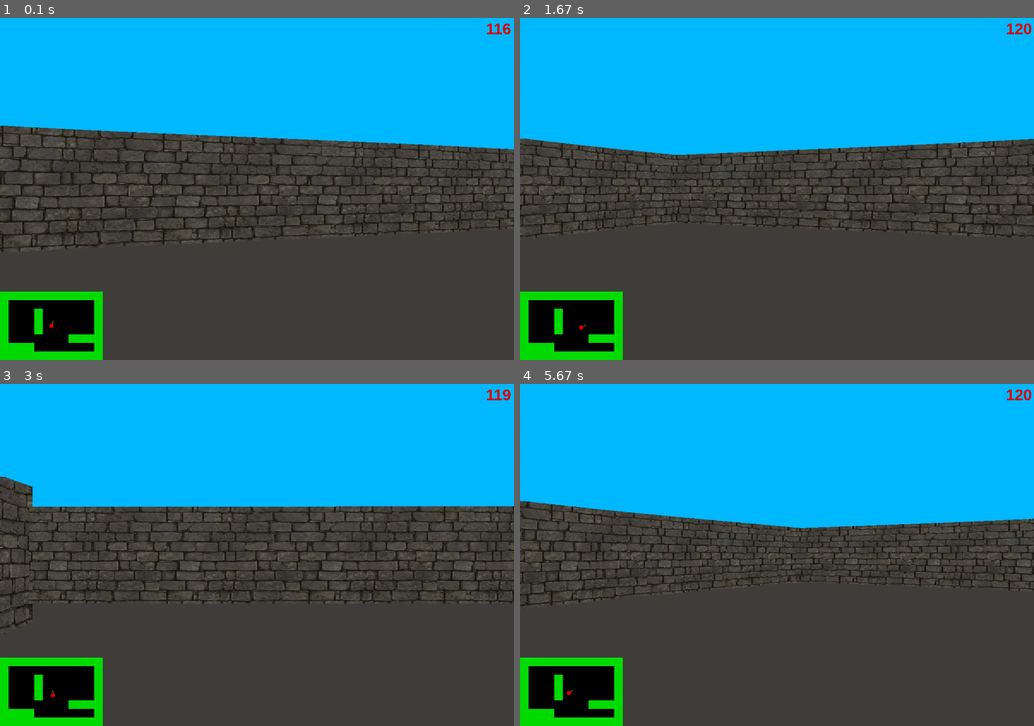
Above: before the commit, frames 1-4 (two rows, left to right).
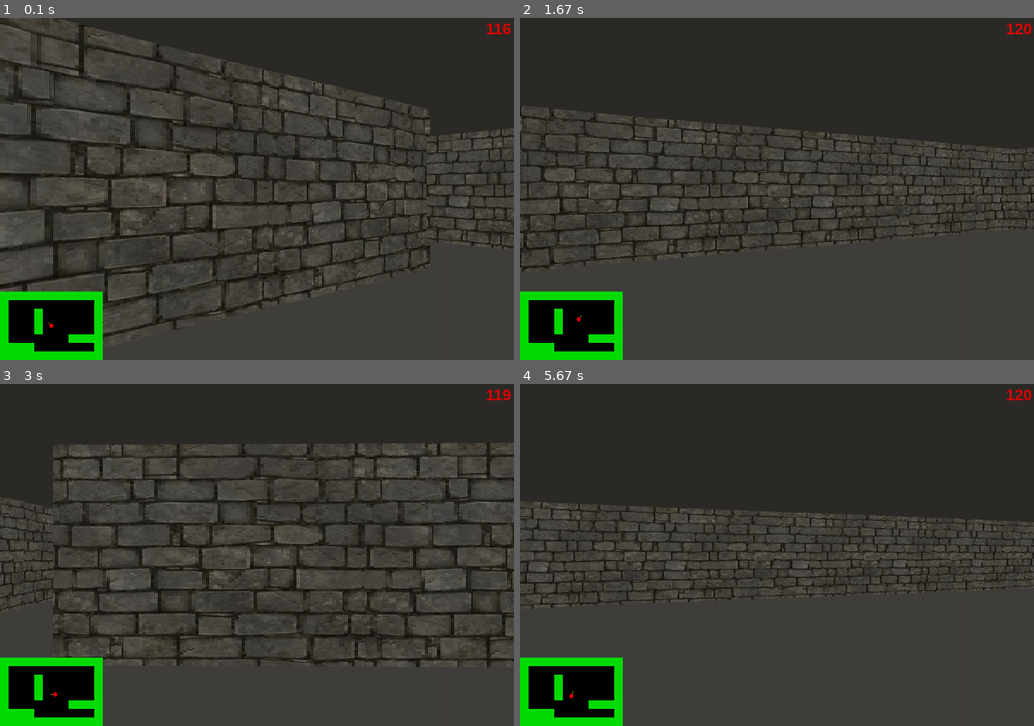
Above: after the commit, the same moments.

Repository: dieline/yandex_pygame
Game: pygame game, started from main.py
Same seed, same stepped clock (60 frames per second), same inputs: the game is played once before the commit and once after it.
Inputs (mouse positions are in pixels of both pictures, inside the frame that each line leads up to):
- Up to frame 1 (0.1 s): no input
- Up to frame 2 (1.67 s): hold D 0.33-0.8 s; move the mouse to (756, 202) at 0.37 s; hold W 0.83-1.3 s; move the mouse to (941, 178) at 0.87 s; hold D from 1.33 s (still down); move the mouse to (782, 209) at 1.37 s
- Up to frame 3 (3 s): release D at 1.8 s; hold A 1.83-2.37 s; move the mouse to (133, 558) at 1.87 s; hold S 2.4-2.87 s; move the mouse to (308, 630) at 2.43 s; hold A from 2.9 s (still down); move the mouse to (97, 637) at 2.93 s
- Up to frame 4 (5.67 s): release A at 3.37 s; hold W 3.4-3.87 s; move the mouse to (854, 435) at 3.43 s; hold D 3.9-4.53 s; move the mouse to (967, 674) at 3.93 s; hold S 4.57-5.03 s; move the mouse to (838, 585) at 4.6 s; hold A 5.07-5.53 s; move the mouse to (787, 438) at 5.1 s; hold D from 5.57 s (still down); move the mouse to (653, 486) at 5.6 s

The runs differ from the first frame. In frame 1, 48% of the frame differs, in the area x 0-100%, y 0-95%; in frame 2, 46%; in frame 3, 48%; in frame 4, 46%.

Commit message:
Textures 1.1 * Hid the mouse * Fixed FPS drop near the walls * New ceiling color

Diff:
--- a/drawing.py
+++ b/drawing.py
@@ -12,7 +12,7 @@
         self.texture = pygame.image.load("imgs/1.png").convert()
 
     def background(self):
-        pygame.draw.rect(self.sc, SKYBLUE, (0, 0, WIDTH, HALF_HEIGHT))
+        pygame.draw.rect(self.sc, tuple(map(lambda x: x - 20, DARKGRAY)), (0, 0, WIDTH, HALF_HEIGHT))
         pygame.draw.rect(self.sc, DARKGRAY, (0, HALF_HEIGHT, WIDTH, HALF_HEIGHT))
 
     def world(self, player_pos, player_angle):
--- a/main.py
+++ b/main.py
@@ -4,6 +4,7 @@
 from drawing import Drawing
 
 pygame.init()
+pygame.mouse.set_visible(False)
 sc = pygame.display.set_mode((WIDTH, HEIGHT))
 sc_map = pygame.Surface((WIDTH // MAP_SCALE, HEIGHT // MAP_SCALE))
 clock = pygame.time.Clock()
--- a/player.py
+++ b/player.py
@@ -8,7 +8,7 @@
     def __init__(self):
         self.x, self.y = player_pos
         self.angle = player_angle
-        self.sensitivity = 0.002
+        self.sensitivity = 0.004
         self.side = 50
         self.rect = pygame.Rect(*player_pos, self.side, self.side)
 
--- a/ray_casting.py
+++ b/ray_casting.py
@@ -41,8 +41,18 @@
         depth, offset = (depth_v, yv) if depth_v < depth_h else (depth_h, xh)
         offset = int(offset) % TILE
         depth *= math.cos(player_angle - cur_angle)
-        proj_height = PROJ_COEFF / depth
-        wall_column = texture.subsurface(offset * TEXTURE_SCALE, 0, TEXTURE_SCALE, TEXTURE_HEIGHT)
-        wall_column = pygame.transform.scale(wall_column, (TEXTURE_SCALE, proj_height))
-        sc.blit(wall_column, (ray * SCALE, HALF_HEIGHT - proj_height // 2))
+        depth = max(depth, 0.00001)
+        proj_height = int(PROJ_COEFF / depth)
+        if proj_height > HEIGHT:
+            coeff = proj_height / HEIGHT
+            texture_height = TEXTURE_HEIGHT / coeff
+            wall_column = texture.subsurface(offset * TEXTURE_SCALE,
+                                             TEXTURE_HEIGHT // 2 - texture_height // 2,
+                                             TEXTURE_SCALE, texture_height)
+            wall_column = pygame.transform.scale(wall_column, (SCALE, HEIGHT))
+            sc.blit(wall_column, (ray * SCALE, 0))
+        else:
+            wall_column = texture.subsurface(offset * TEXTURE_SCALE, 0, TEXTURE_SCALE, TEXTURE_HEIGHT)
+            wall_column = pygame.transform.scale(wall_column, (TEXTURE_SCALE, proj_height))
+            sc.blit(wall_column, (ray * SCALE, HALF_HEIGHT - proj_height // 2))
         cur_angle += DELTA_ANGLE
